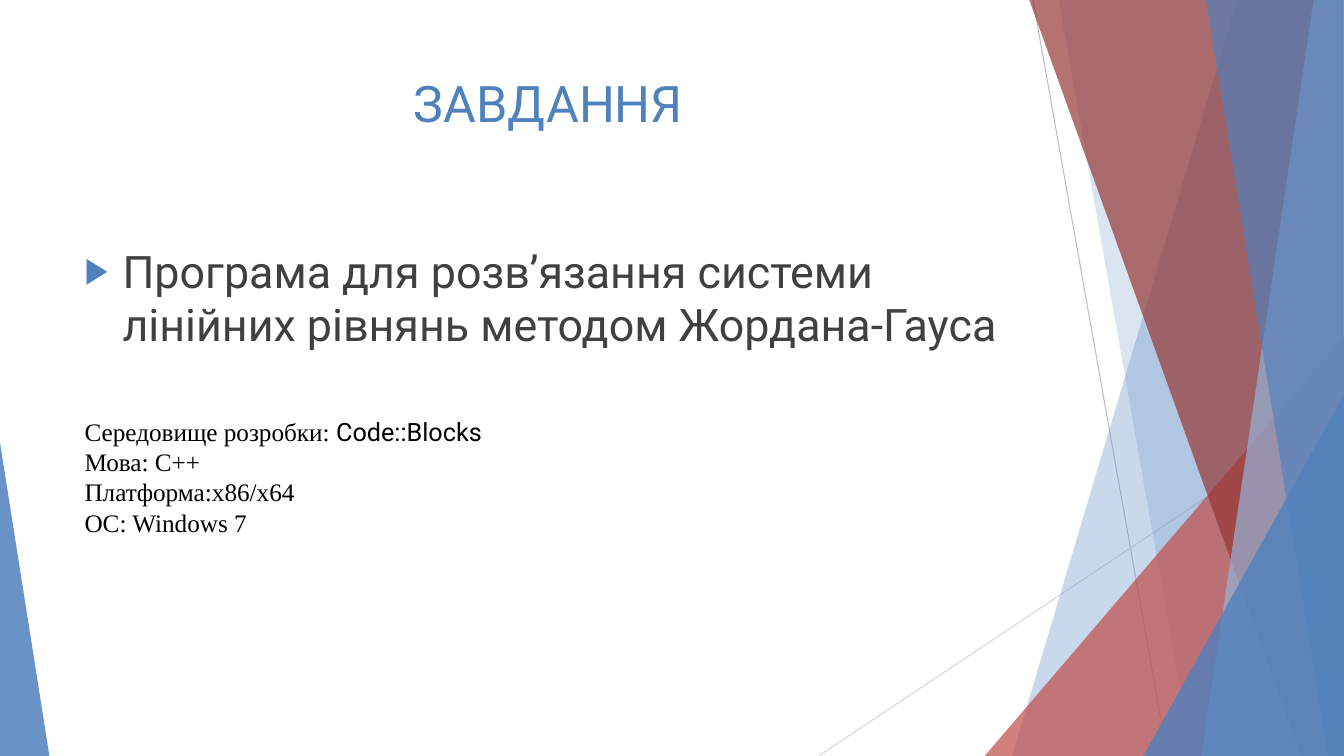
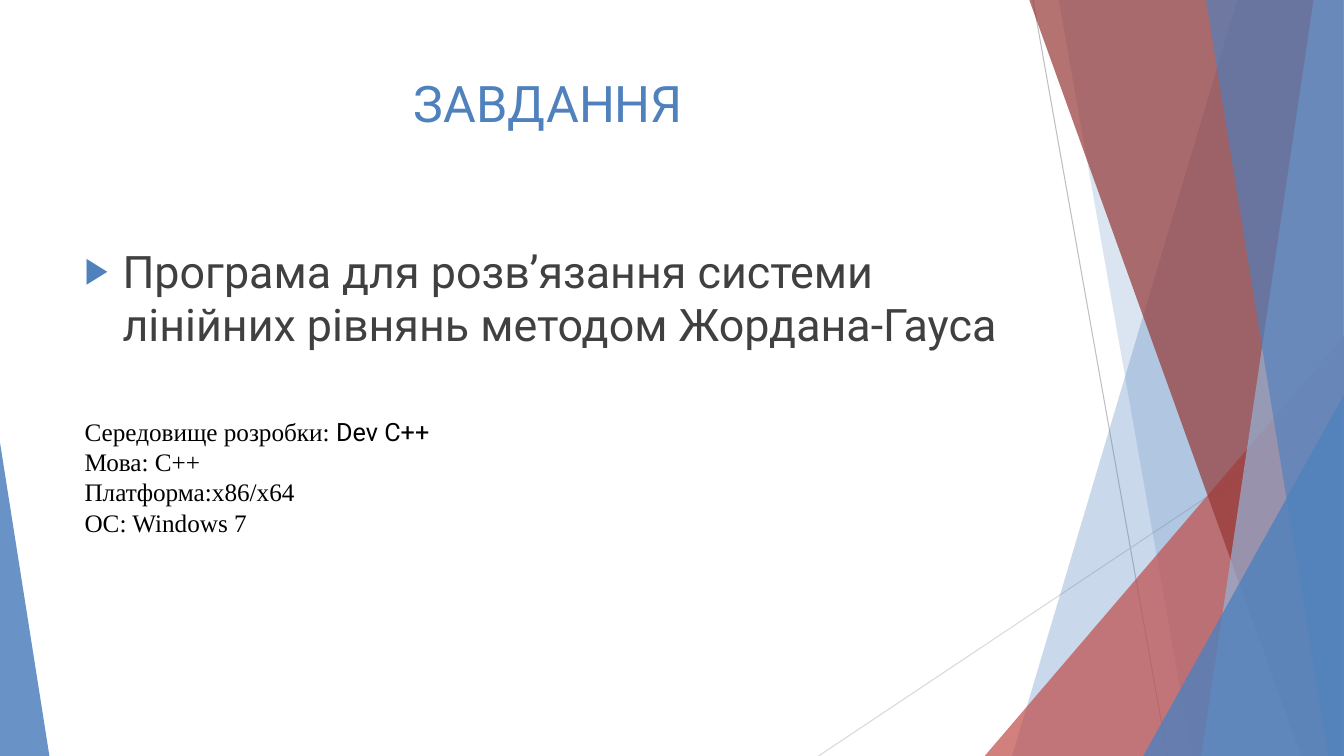
Before and after one commit to maxr96/Gauss-Jordan-Algorithm-, a slide deck: slide 2 of Project_CS-21-Maksym-Radchuk/docs/presentation.pptm. Drawn at 1344x756 pixels with LibreOffice and Linux fonts; fonts in the diff are those of the drawing. Boxes give left, top, right and bottom in pixels: in the first picture for what was removed or moved away, otherwise in the second. Text is boxed around its words. In the diff, an @@ line names an element or a change of style, - is before the commit and + after.

```diff
--- a/Project_CS-21-Maksym-Radchuk/docs/presentation.pptm
+++ b/Project_CS-21-Maksym-Radchuk/docs/presentation.pptm
@@ text at bbox=[85, 423, 429, 447]: text changed @@
-Середовище розробки: Code::Blocks
+Середовище розробки: Dev C++
```
Also in this commit, not shown: 5 other slides changed, 3 slides added, 1 slide removed, 14 other files.
